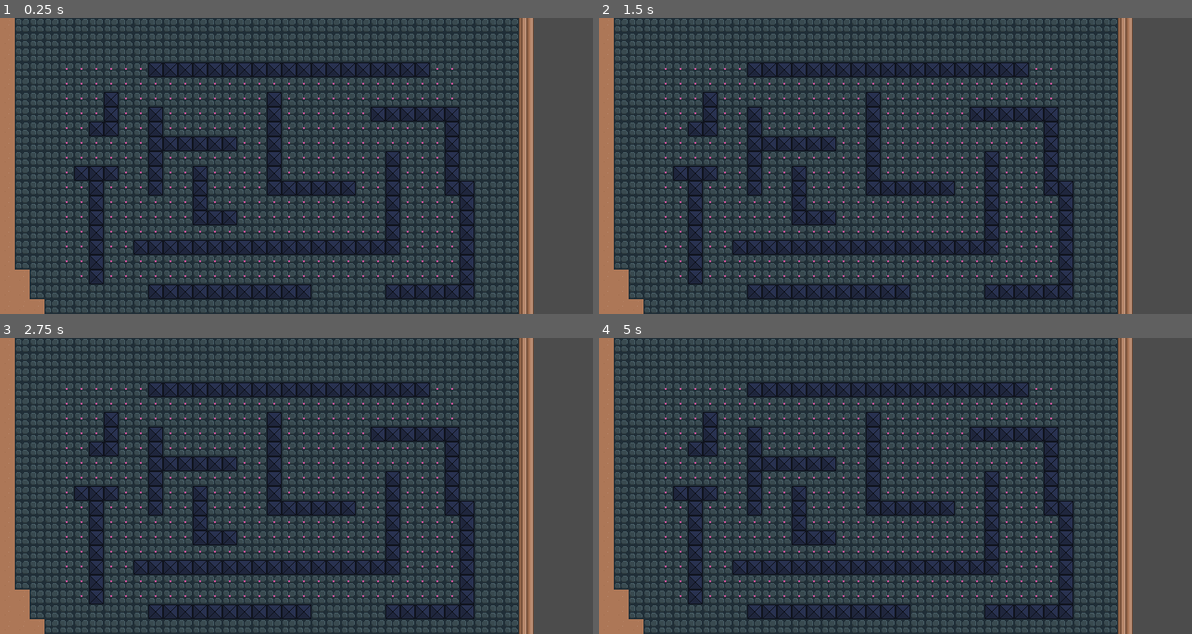
Above: before the commit, frames 1-4 (two rows, left to right).
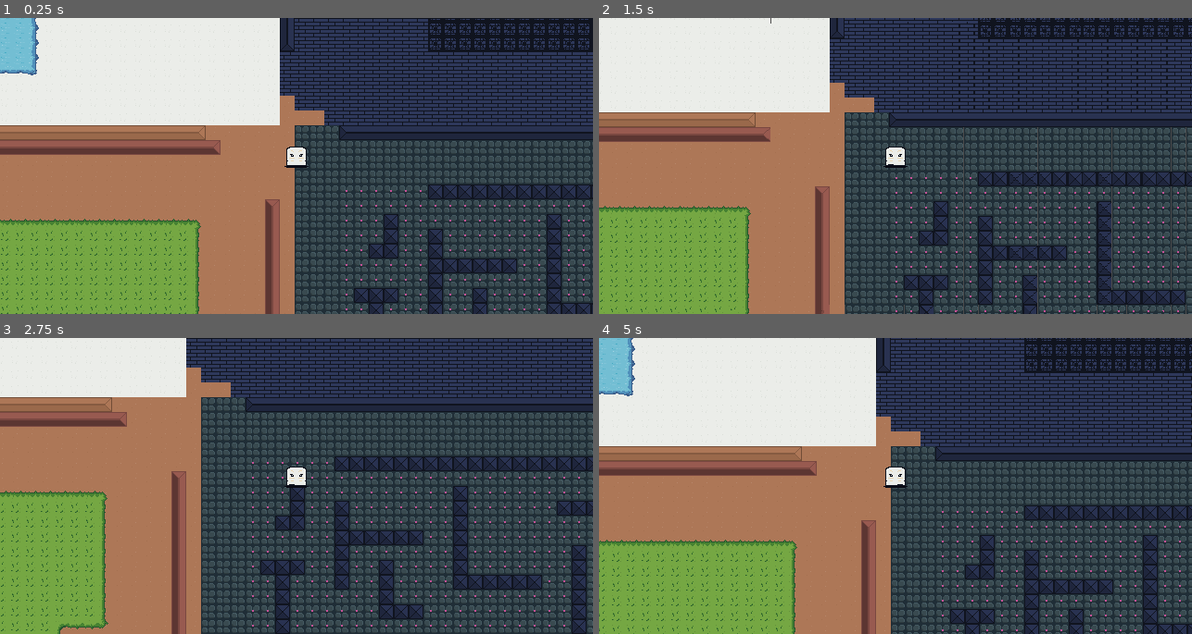
Above: after the commit, the same moments.

Repository: Damerlan/games_dev
Game: Godot game, scene res://Maps/World_01.tscn
Two runs of this game, one before a commit and one after it. Both use one fixed random seed, a clock stepped at 60 frames per second and the inputs below. The project has no main scene, so this scene is started directly.
Inputs:
- Up to frame 1 (0.25 s): no input
- Up to frame 2 (1.5 s): hold D (move_right, bound only after the commit) 0.53-1.28 s; hold S (move_down, bound only after the commit) from 1.28 s (still down)
- Up to frame 3 (2.75 s): release S (move_down, bound only after the commit) at 2.03 s; hold D (move_right, bound only after the commit) from 2.03 s (still down)
- Up to frame 4 (5 s): release D (move_right, bound only after the commit) at 2.78 s; hold W (move_up, bound only after the commit) 2.78-3.53 s; hold A (move_left, bound only after the commit) from 3.53 s (still down)

The runs differ from the first frame. In frame 1, 85% of the frame differs, in the area x 0-100%, y 0-100%; in frame 2, 78%; in frame 3, 66%; in frame 4, 85%.

Commit message:
adicionado o primeiro player de teste ao mapa e acrescentado as mecanicas basicas de movimento e troca de animação

Diff:
--- a/MecanicsTests/Maps/World_01.tscn
+++ b/MecanicsTests/Maps/World_01.tscn
@@ -1,7 +1,8 @@
-[gd_scene load_steps=107 format=2]
+[gd_scene load_steps=108 format=2]
 
 [ext_resource path="res://Assets/Tails/TerrainTileSet.png" type="Texture" id=1]
 [ext_resource path="res://Assets/Tails/Tileset-01.png" type="Texture" id=2]
+[ext_resource path="res://Objects/Player_01.tscn" type="PackedScene" id=3]
 
 [sub_resource type="TileSet" id=1]
 0/name = "TerrainTileSet.png 0"
@@ -2376,3 +2377,7 @@
 collision_mask = 0
 format = 1
 tile_data = PoolIntArray( -1245219, 0, 0, -1245218, 1, 0, -1245217, 1, 0, -1245216, 1, 0, -1245215, 1, 0, -1245214, 1,  …(9584 unchanged characters)…
+
+[node name="Player_01" parent="." instance=ExtResource( 3 )]
+position = Vector2( 18, 28 )
+collision_mask = 122
--- /dev/null
+++ b/MecanicsTests/Objects/Player_01.tscn
@@ -0,0 +1,332 @@
+[gd_scene load_steps=13 format=2]
+
+[ext_resource path="res://Assets/Personagens/PrototypePlayer.png" type="Texture" id=1]
+[ext_resource path="res://Assets/Shadown.png" type="Texture" id=2]
+[ext_resource path="res://Scripts/Player_01.gd" type="Script" id=3]
+
+[sub_resource type="CircleShape2D" id=9]
+radius = 9.0
+
+[sub_resource type="CircleShape2D" id=8]
+
+[sub_resource type="Animation" id=1]
+length = 0.001
+tracks/0/type = "value"
+tracks/0/path = NodePath("Sprite:frame")
+tracks/0/interp = 1
+tracks/0/loop_wrap = true
+tracks/0/imported = false
+tracks/0/enabled = true
+tracks/0/keys = {
+"times": PoolRealArray( 0 ),
+"transitions": PoolRealArray( 1 ),
+"update": 0,
+"values": [ 0 ]
+}
+tracks/1/type = "value"
+tracks/1/path = NodePath("Sprite:texture")
+tracks/1/interp = 1
+tracks/1/loop_wrap = true
+tracks/1/imported = false
+tracks/1/enabled = true
+tracks/1/keys = {
+"times": PoolRealArray( 0 ),
+"transitions": PoolRealArray( 1 ),
+"update": 0,
+"values": [ ExtResource( 1 ) ]
+}
+tracks/2/type = "value"
+tracks/2/path = NodePath("Sprite:hframes")
+tracks/2/interp = 1
+tracks/2/loop_wrap = true
+tracks/2/imported = false
+tracks/2/enabled = true
+tracks/2/keys = {
+"times": PoolRealArray( 0 ),
+"transitions": PoolRealArray( 1 ),
+"update": 0,
+"values": [ 9 ]
+}
+
+[sub_resource type="Animation" id=7]
+resource_name = "death"
+length = 0.6
+step = 0.3
+tracks/0/type = "value"
+tracks/0/path = NodePath("Sprite:frame")
+tracks/0/interp = 1
+tracks/0/loop_wrap = true
+tracks/0/imported = false
+tracks/0/enabled = true
+tracks/0/keys = {
+"times": PoolRealArray( 0, 0.3 ),
+"transitions": PoolRealArray( 1, 1 ),
+"update": 1,
+"values": [ 1, 6 ]
+}
+tracks/1/type = "value"
+tracks/1/path = NodePath("Sprite:texture")
+tracks/1/interp = 1
+tracks/1/loop_wrap = true
+tracks/1/imported = false
+tracks/1/enabled = true
+tracks/1/keys = {
+"times": PoolRealArray( 0 ),
+"transitions": PoolRealArray( 1 ),
+"update": 1,
+"values": [ ExtResource( 1 ) ]
+}
+tracks/2/type = "value"
+tracks/2/path = NodePath("Sprite:hframes")
+tracks/2/interp = 1
+tracks/2/loop_wrap = true
+tracks/2/imported = false
+tracks/2/enabled = true
+tracks/2/keys = {
+"times": PoolRealArray( 0 ),
+"transitions": PoolRealArray( 1 ),
+"update": 1,
+"values": [ 9 ]
+}
+
+[sub_resource type="Animation" id=6]
+resource_name = "hit"
+length = 0.9
+step = 0.3
+tracks/0/type = "value"
+tracks/0/path = NodePath("Sprite:frame")
+tracks/0/interp = 1
+tracks/0/loop_wrap = true
+tracks/0/imported = false
+tracks/0/enabled = true
+tracks/0/keys = {
+"times": PoolRealArray( 0, 0.3, 0.6 ),
+"transitions": PoolRealArray( 1, 1, 1 ),
+"update": 1,
+"values": [ 7, 0, 7 ]
+}
+tracks/1/type = "value"
+tracks/1/path = NodePath("Sprite:texture")
+tracks/1/interp = 1
+tracks/1/loop_wrap = true
+tracks/1/imported = false
+tracks/1/enabled = true
+tracks/1/keys = {
+"times": PoolRealArray( 0 ),
+"transitions": PoolRealArray( 1 ),
+"update": 1,
+"values": [ ExtResource( 1 ) ]
+}
+tracks/2/type = "value"
+tracks/2/path = NodePath("Sprite:hframes")
+tracks/2/interp = 1
+tracks/2/loop_wrap = true
+tracks/2/imported = false
+tracks/2/enabled = true
+tracks/2/keys = {
+"times": PoolRealArray( 0 ),
+"transitions": PoolRealArray( 1 ),
+"update": 1,
+"values": [ 9 ]
+}
+
+[sub_resource type="Animation" id=2]
+resource_name = "idle"
+length = 0.9
+loop = true
+step = 0.3
+tracks/0/type = "value"
+tracks/0/path = NodePath("Sprite:frame")
+tracks/0/interp = 1
+tracks/0/loop_wrap = true
+tracks/0/imported = false
+tracks/0/enabled = true
+tracks/0/keys = {
+"times": PoolRealArray( 0, 0.3, 0.6 ),
+"transitions": PoolRealArray( 1, 1, 1 ),
+"update": 1,
+"values": [ 0, 2, 1 ]
+}
+tracks/1/type = "value"
+tracks/1/path = NodePath("Sprite:texture")
+tracks/1/interp = 1
+tracks/1/loop_wrap = true
+tracks/1/imported = false
+tracks/1/enabled = true
+tracks/1/keys = {
+"times": PoolRealArray( 0 ),
+"transitions": PoolRealArray( 1 ),
+"update": 1,
+"values": [ ExtResource( 1 ) ]
+}
+tracks/2/type = "value"
+tracks/2/path = NodePath("Sprite:hframes")
+tracks/2/interp = 1
+tracks/2/loop_wrap = true
+tracks/2/imported = false
+tracks/2/enabled = true
+tracks/2/keys = {
+"times": PoolRealArray( 0 ),
+"transitions": PoolRealArray( 1 ),
+"update": 1,
+"values": [ 9 ]
+}
+
+[sub_resource type="Animation" id=4]
+resource_name = "jump"
+length = 0.3
+tracks/0/type = "value"
+tracks/0/path = NodePath("Sprite:frame")
+tracks/0/interp = 1
+tracks/0/loop_wrap = true
+tracks/0/imported = false
+tracks/0/enabled = true
+tracks/0/keys = {
+"times": PoolRealArray( 0 ),
+"transitions": PoolRealArray( 1 ),
+"update": 1,
+"values": [ 8 ]
+}
+tracks/1/type = "value"
+tracks/1/path = NodePath("Sprite:texture")
+tracks/1/interp = 1
+tracks/1/loop_wrap = true
+tracks/1/imported = false
+tracks/1/enabled = true
+tracks/1/keys = {
+"times": PoolRealArray( 0 ),
+"transitions": PoolRealArray( 1 ),
+"update": 1,
+"values": [ ExtResource( 1 ) ]
+}
+tracks/2/type = "value"
+tracks/2/path = NodePath("Sprite:hframes")
+tracks/2/interp = 1
+tracks/2/loop_wrap = true
+tracks/2/imported = false
+tracks/2/enabled = true
+tracks/2/keys = {
+"times": PoolRealArray( 0 ),
+"transitions": PoolRealArray( 1 ),
+"update": 1,
+"values": [ 9 ]
+}
+
+[sub_resource type="Animation" id=3]
+resource_name = "run"
+length = 0.6
+loop = true
+step = 0.3
+tracks/0/type = "value"
+tracks/0/path = NodePath("Sprite:frame")
+tracks/0/interp = 1
+tracks/0/loop_wrap = true
+tracks/0/imported = false
+tracks/0/enabled = true
+tracks/0/keys = {
+"times": PoolRealArray( 0, 0.3 ),
+"transitions": PoolRealArray( 1, 1 ),
+"update": 1,
+"values": [ 3, 4 ]
+}
+tracks/1/type = "value"
+tracks/1/path = NodePath("Sprite:texture")
+tracks/1/interp = 1
+tracks/1/loop_wrap = true
+tracks/1/imported = false
+tracks/1/enabled = true
+tracks/1/keys = {
+"times": PoolRealArray( 0 ),
+"transitions": PoolRealArray( 1 ),
+"update": 1,
+"values": [ ExtResource( 1 ) ]
+}
+tracks/2/type = "value"
+tracks/2/path = NodePath("Sprite:hframes")
+tracks/2/interp = 1
+tracks/2/loop_wrap = true
+tracks/2/imported = false
+tracks/2/enabled = true
+tracks/2/keys = {
+"times": PoolRealArray( 0 ),
+"transitions": PoolRealArray( 1 ),
+"update": 1,
+"values": [ 9 ]
+}
+
+[sub_resource type="Animation" id=5]
+resource_name = "shot"
+length = 0.3
+tracks/0/type = "value"
+tracks/0/path = NodePath("Sprite:frame")
+tracks/0/interp = 1
+tracks/0/loop_wrap = true
+tracks/0/imported = false
+tracks/0/enabled = true
+tracks/0/keys = {
+"times": PoolRealArray( 0 ),
+"transitions": PoolRealArray( 1 ),
+"update": 1,
+"values": [ 5 ]
+}
+tracks/1/type = "value"
+tracks/1/path = NodePath("Sprite:hframes")
+tracks/1/interp = 1
+tracks/1/loop_wrap = true
+tracks/1/imported = false
+tracks/1/enabled = true
+tracks/1/keys = {
+"times": PoolRealArray( 0 ),
+"transitions": PoolRealArray( 1 ),
+"update": 1,
+"values": [ 9 ]
+}
+tracks/2/type = "value"
+tracks/2/path = NodePath("Sprite:texture")
+tracks/2/interp = 1
+tracks/2/loop_wrap = true
+tracks/2/imported = false
+tracks/2/enabled = true
+tracks/2/keys = {
+"times": PoolRealArray( 0 ),
+"transitions": PoolRealArray( 1 ),
+"update": 1,
+"values": [ ExtResource( 1 ) ]
+}
+
+[node name="Player_01" type="KinematicBody2D"]
+collision_mask = 74
+script = ExtResource( 3 )
+
+[node name="colision1" type="CollisionShape2D" parent="."]
+position = Vector2( 0, -9 )
+shape = SubResource( 9 )
+
+[node name="colision" type="Area2D" parent="."]
+collision_mask = 64
+
+[node name="CollisionShape2D" type="CollisionShape2D" parent="colision"]
+position = Vector2( 0, -10 )
+shape = SubResource( 8 )
+
+[node name="shadow" type="Sprite" parent="."]
+scale = Vector2( 1.2, 1.2 )
+texture = ExtResource( 2 )
+
+[node name="Sprite" type="Sprite" parent="."]
+position = Vector2( 0, -10 )
+texture = ExtResource( 1 )
+hframes = 9
+
+[node name="animPlayer" type="AnimationPlayer" parent="."]
+autoplay = "idle"
+anims/RESET = SubResource( 1 )
+anims/death = SubResource( 7 )
+anims/hit = SubResource( 6 )
+anims/idle = SubResource( 2 )
+anims/jump = SubResource( 4 )
+anims/run = SubResource( 3 )
+anims/shot = SubResource( 5 )
+
+[node name="cameraPlayer" type="Camera2D" parent="."]
+current = true
--- /dev/null
+++ b/MecanicsTests/Scripts/Player_01.gd
@@ -0,0 +1,38 @@
+extends KinematicBody2D
+
+#variaveis de movimentação do player
+var velocity = Vector2.ZERO
+var move_speed = 350
+
+
+func _physics_process(delta):
+
+	_get_imput()#pegando os inputs pressionados
+	move_and_slide(velocity)#movendo o player
+	_set_animation()#setando a Animação
+
+func _get_imput():
+	#Resetando Vx e Vy
+	velocity = Vector2.ZERO
+
+	#direção x
+	var move_directio_x = int(Input.is_action_pressed("move_right")) - int(Input.is_action_pressed("move_left"))
+	velocity.x = lerp(velocity.x, move_speed * move_directio_x, 0.2)
+
+	var move_direction_y = int(Input.is_action_pressed("move_down")) - int(Input.is_action_pressed("move_up"))
+	velocity.y = lerp(velocity.y, move_speed * move_direction_y, 0.2)
+
+func _set_animation():
+	var anim = "idle"
+
+	if Input.is_action_pressed("move_down"):
+		anim = "run"
+	if Input.is_action_pressed("move_up"):
+		anim = "run"
+	elif Input.is_action_pressed("move_left"):
+		anim = "run"
+	elif Input.is_action_pressed("move_right"):
+		anim = "run"
+
+	if $animPlayer.assigned_animation != anim:
+		$animPlayer.play(anim)
--- a/MecanicsTests/project.godot
+++ b/MecanicsTests/project.godot
@@ -48,6 +48,34 @@
 "svg/scale": 1.0
 }
 
+[input]
+
+move_up={
+"deadzone": 0.5,
+"events": [ Object(InputEventKey,"resource_local_to_scene":false,"resource_name":"","device":0,"alt":false,"shift":false,"control":false,"meta":false,"command":false,"pressed":false,"scancode":87,"physical_scancode":0,"unicode":0,"echo":false,"script":null)
+ ]
+}
+move_down={
+"deadzone": 0.5,
+"events": [ Object(InputEventKey,"resource_local_to_scene":false,"resource_name":"","device":0,"alt":false,"shift":false,"control":false,"meta":false,"command":false,"pressed":false,"scancode":83,"physical_scancode":0,"unicode":0,"echo":false,"script":null)
+ ]
+}
+move_left={
+"deadzone": 0.5,
+"events": [ Object(InputEventKey,"resource_local_to_scene":false,"resource_name":"","device":0,"alt":false,"shift":false,"control":false,"meta":false,"command":false,"pressed":false,"scancode":65,"physical_scancode":0,"unicode":0,"echo":false,"script":null)
+ ]
+}
+move_right={
+"deadzone": 0.5,
+"events": [ Object(InputEventKey,"resource_local_to_scene":false,"resource_name":"","device":0,"alt":false,"shift":false,"control":false,"meta":false,"command":false,"pressed":false,"scancode":68,"physical_scancode":0,"unicode":0,"echo":false,"script":null)
+ ]
+}
+jump={
+"deadzone": 0.5,
+"events": [ Object(InputEventKey,"resource_local_to_scene":false,"resource_name":"","device":0,"alt":false,"shift":false,"control":false,"meta":false,"command":false,"pressed":false,"scancode":32,"physical_scancode":0,"unicode":0,"echo":false,"script":null)
+ ]
+}
+
 [layer_names]
 
 2d_physics/layer_1="Player"
Binary file added: MecanicsTests/Assets/Shadown.png
Not shown, added: MecanicsTests/Assets/Shadown.png.import
